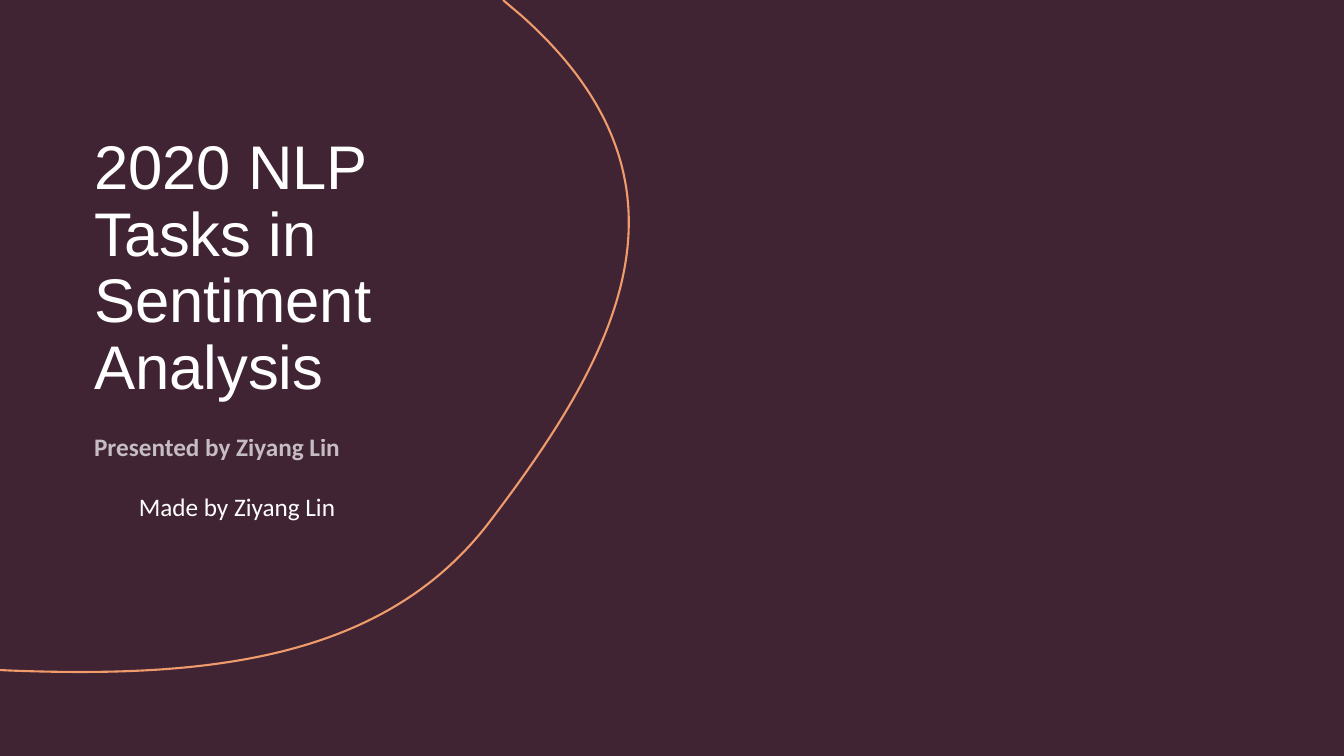
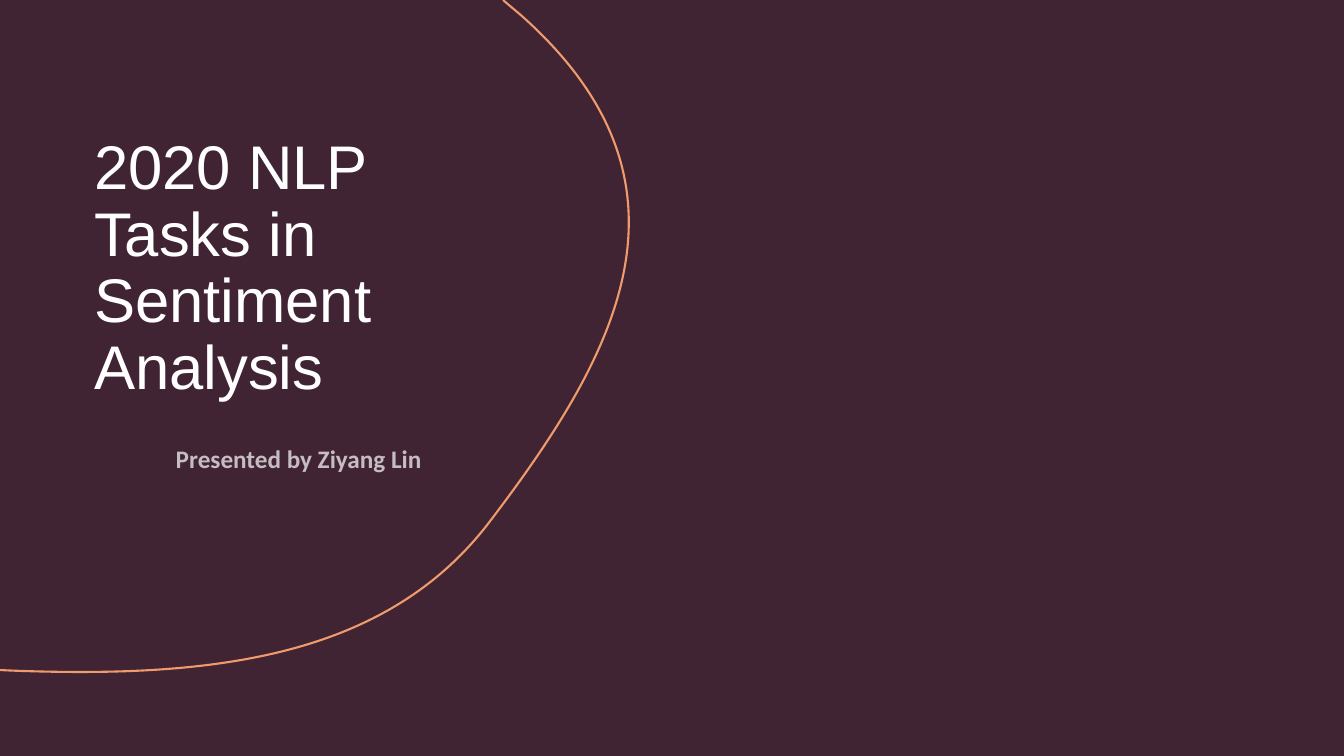
Before and after one commit to JackyLin97/2020_NLP_Funniness_Estimation-PyTorch, a slide deck: slide 1 of final_report/2020_NLP_presentation.pptx. Drawn at 1344x756 pixels with LibreOffice and Linux fonts; fonts in the diff are those of the drawing; background and template pictures are left out. Boxes give left, top, right and bottom in pixels: in the first picture for what was removed or moved away, otherwise in the second. Text is boxed around its words. In the diff, an @@ line names an element or a change of style, - is before the commit and + after.

```diff
--- a/final_report/2020_NLP_presentation.pptx
+++ b/final_report/2020_NLP_presentation.pptx
@@ subtitle "Presented by Ziyang Lin": place and size @@
-subtitle "Presented by Ziyang Lin" at (94,439,339,460)
+subtitle "Presented by Ziyang Lin" at (176,450,421,472)
@@ text removed at (139,498,335,521) @@
-Made by Ziyang Lin
```
Also in this commit, not shown: 14 other files.
